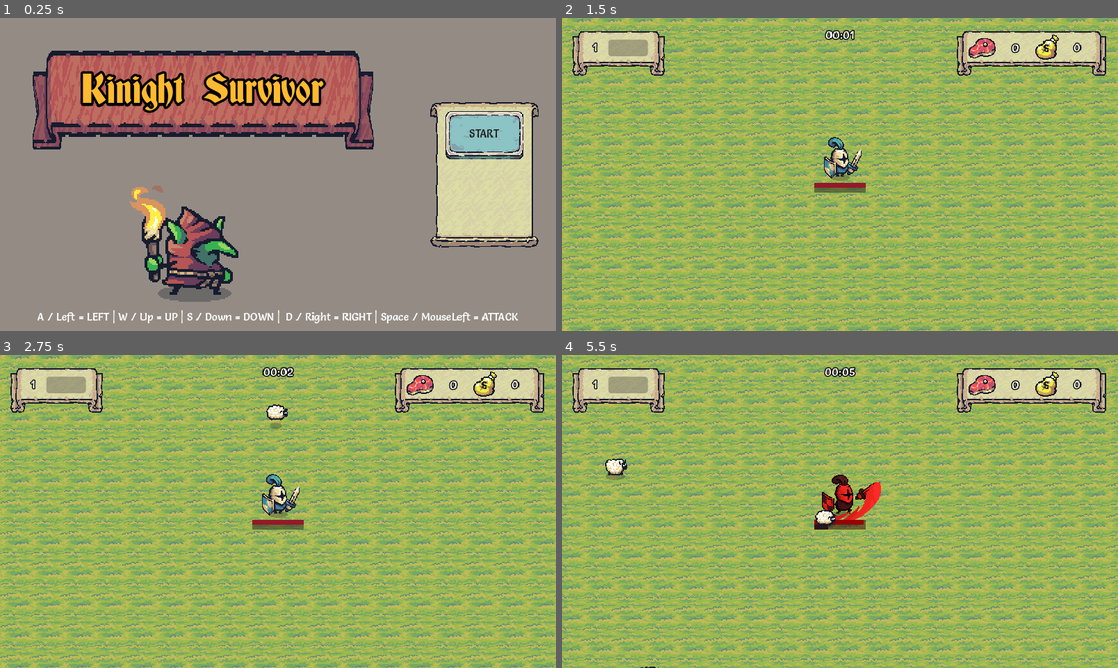
Above: before the commit, frames 1-4 (two rows, left to right).
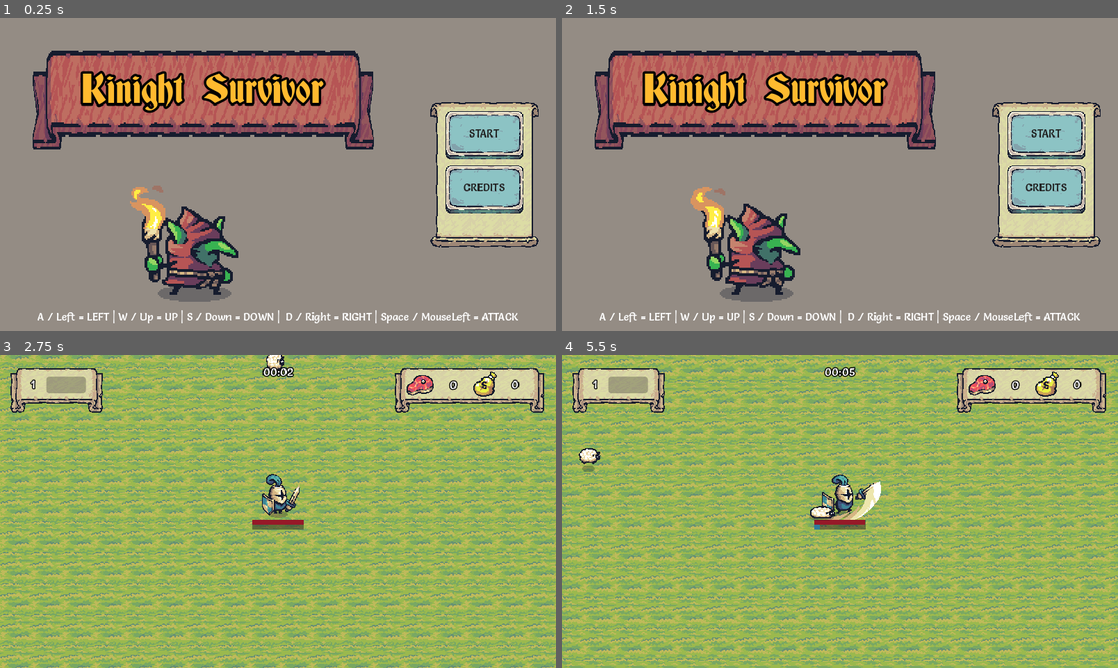
Above: after the commit, the same moments.

Repository: artphil/knight_survivor
Game: Godot game, scene res://main/main.tscn
Same seed, same stepped clock (60 frames per second), same inputs: the game is played once before the commit and once after it.
Inputs (mouse positions are in pixels of both pictures, inside the frame that each line leads up to):
- Up to frame 1 (0.25 s): no input
- Up to frame 2 (1.5 s): click (1045, 190) at 0.5 s, where only the run after the commit has a clickable "CREDITS"; click "START" (after the commit: "X") at 1.25 s
- Up to frame 3 (2.75 s): click (483, 473) at 2 s, where only the run after the commit has a clickable "START"
- Up to frame 4 (5.5 s): hold D (move_right) 2.78-3.53 s; tap Space (attack) every 0.75 s from 2.85 to 5.1 s; hold S (move_down) 3.53-4.28 s; hold D (move_right) 4.28-5.03 s; hold W (move_up) from 5.03 s (still down)

The runs differ from the first frame. In frame 1, 1.9% of the frame differs, in the area x 80-95%, y 47-63%; in frame 2, 100%, in the area x 0-100%, y 0-100%; in frame 3, 0.4%; in frame 4, 18%.

Commit message:
feat: credits

Diff:
--- a/home/home.gd
+++ b/home/home.gd
@@ -1,5 +1,12 @@
 extends Node2D
 
+@export var credits_prefab: PackedScene
 
-func _on_button_pressed():
+
+func _on_start_button_pressed():
 	GameManager.go_game()
+
+
+func _on_credit_button_pressed():
+	var credit_scene = credits_prefab.instantiate()
+	add_child(credit_scene)
--- a/home/home.tscn
+++ b/home/home.tscn
@@ -1,6 +1,7 @@
-[gd_scene load_steps=18 format=3 uid="uid://cdv42aokdudcl"]
+[gd_scene load_steps=19 format=3 uid="uid://cdv42aokdudcl"]
 
 [ext_resource type="Script" path="res://home/home.gd" id="1_uca7i"]
+[ext_resource type="PackedScene" uid="uid://cprdr5pd2q307" path="res://ui/credits_ui.tscn" id="2_3hr7k"]
 [ext_resource type="Texture2D" uid="uid://ckv6uebeov5sx" path="res://addons/Tiny Swords/UI/Banners/Banner_Vertical.png" id="2_ax47d"]
 [ext_resource type="Theme" uid="uid://dys343w478kdl" path="res://theme/theme.tres" id="3_gg88j"]
 [ext_resource type="Texture2D" uid="uid://dthcsfxilkj4w" path="res://addons/Tiny Swords/UI/Ribbons/Ribbon_Red_3Slides.png" id="4_fb53l"]
@@ -88,6 +89,7 @@
 
 [node name="Home" type="Node2D"]
 script = ExtResource("1_uca7i")
+credits_prefab = ExtResource("2_3hr7k")
 
 [node name="CanvasLayer" type="CanvasLayer" parent="."]
 
@@ -127,10 +129,15 @@
 [node name="VBoxContainer" type="VBoxContainer" parent="CanvasLayer/Buttons/MarginContainer"]
 layout_mode = 2
 
-[node name="Button" type="Button" parent="CanvasLayer/Buttons/MarginContainer/VBoxContainer"]
+[node name="StartButton" type="Button" parent="CanvasLayer/Buttons/MarginContainer/VBoxContainer"]
 layout_mode = 2
 theme = ExtResource("3_gg88j")
 text = "START"
+
+[node name="CreditButton" type="Button" parent="CanvasLayer/Buttons/MarginContainer/VBoxContainer"]
+layout_mode = 2
+theme = ExtResource("3_gg88j")
+text = "CREDITS"
 
 [node name="Panel" type="Panel" parent="CanvasLayer"]
 offset_left = 64.0
@@ -176,4 +183,5 @@
 text = "A / Left = LEFT | W / Up = UP | S / Down = DOWN |  D / Right = RIGHT | Space / MouseLeft = ATTACK"
 horizontal_alignment = 1
 
-[connection signal="pressed" from="CanvasLayer/Buttons/MarginContainer/VBoxContainer/Button" to="." method="_on_button_pressed"]
+[connection signal="pressed" from="CanvasLayer/Buttons/MarginContainer/VBoxContainer/StartButton" to="." method="_on_start_button_pressed"]
+[connection signal="pressed" from="CanvasLayer/Buttons/MarginContainer/VBoxContainer/CreditButton" to="." method="_on_credit_button_pressed"]
--- /dev/null
+++ b/ui/credits_ui.gd
@@ -0,0 +1,14 @@
+extends Node2D
+
+var credit_path = 'res://data/credits.txt'
+
+@onready var credit_label = %CreditLabel
+
+func _ready():
+  var file = FileAccess.open(credit_path, FileAccess.READ)
+  if file.is_open():
+    credit_label.text = file.get_as_text()
+    file.close()
+
+func _on_button_pressed():
+  queue_free()
--- /dev/null
+++ b/ui/credits_ui.tscn
@@ -0,0 +1,142 @@
+[gd_scene load_steps=9 format=3 uid="uid://cprdr5pd2q307"]
+
+[ext_resource type="Script" path="res://ui/credits_ui.gd" id="1_lwlr5"]
+[ext_resource type="Texture2D" uid="uid://ckv6uebeov5sx" path="res://addons/Tiny Swords/UI/Banners/Banner_Vertical.png" id="2_sgqjl"]
+[ext_resource type="Texture2D" uid="uid://bfyw1psdfqkkf" path="res://addons/Tiny Swords/UI/Ribbons/Ribbon_Blue_3Slides.png" id="3_hruxn"]
+[ext_resource type="FontFile" uid="uid://v6pg643d8b6t" path="res://addons/Deutsch-Gothic/Deutsch.ttf" id="4_1sqkw"]
+
+[sub_resource type="StyleBoxTexture" id="StyleBoxTexture_ujkbk"]
+texture = ExtResource("2_sgqjl")
+texture_margin_left = 32.0
+texture_margin_top = 48.0
+texture_margin_right = 32.0
+texture_margin_bottom = 48.0
+axis_stretch_horizontal = 2
+axis_stretch_vertical = 2
+region_rect = Rect2(32, 16, 128, 160)
+
+[sub_resource type="LabelSettings" id="LabelSettings_inl1f"]
+font_color = Color(0.0588235, 0.0588235, 0.0588235, 1)
+
+[sub_resource type="StyleBoxTexture" id="StyleBoxTexture_8uwvd"]
+texture = ExtResource("3_hruxn")
+texture_margin_left = 64.0
+texture_margin_right = 64.0
+
+[sub_resource type="LabelSettings" id="LabelSettings_swm5v"]
+font = ExtResource("4_1sqkw")
+font_size = 48
+outline_size = 10
+outline_color = Color(0.0901961, 0.0901961, 0.0901961, 1)
+
+[node name="CreditsUI" type="Node2D"]
+script = ExtResource("1_lwlr5")
+
+[node name="CanvasLayer" type="CanvasLayer" parent="."]
+
+[node name="ColorRect" type="ColorRect" parent="CanvasLayer"]
+offset_right = 1152.0
+offset_bottom = 648.0
+color = Color(0, 0, 0, 0.3)
+
+[node name="MarginContainer" type="MarginContainer" parent="CanvasLayer/ColorRect"]
+layout_mode = 0
+offset_right = 1152.0
+offset_bottom = 648.0
+theme_override_constants/margin_left = 200
+theme_override_constants/margin_top = 100
+theme_override_constants/margin_right = 200
+theme_override_constants/margin_bottom = 100
+
+[node name="Background" type="Panel" parent="CanvasLayer/ColorRect/MarginContainer"]
+layout_mode = 2
+theme_override_styles/panel = SubResource("StyleBoxTexture_ujkbk")
+
+[node name="MarginContainer" type="MarginContainer" parent="CanvasLayer/ColorRect/MarginContainer/Background"]
+layout_mode = 1
+anchors_preset = 15
+anchor_right = 1.0
+anchor_bottom = 1.0
+grow_horizontal = 2
+grow_vertical = 2
+theme_override_constants/margin_left = 50
+theme_override_constants/margin_top = 100
+theme_override_constants/margin_right = 50
+theme_override_constants/margin_bottom = 50
+
+[node name="ScrollContainer" type="ScrollContainer" parent="CanvasLayer/ColorRect/MarginContainer/Background/MarginContainer"]
+layout_mode = 2
+
+[node name="CreditLabel" type="Label" parent="CanvasLayer/ColorRect/MarginContainer/Background/MarginContainer/ScrollContainer"]
+unique_name_in_owner = true
+layout_mode = 2
+size_flags_horizontal = 3
+size_flags_vertical = 3
+text = "Credits
+c
+
+c
+c
+c
+c
+c
+c
+c
+c
+c
+c
+c
+c
+c
+c
+c
+c
+c
+c
+c
+
+c"
+label_settings = SubResource("LabelSettings_inl1f")
+horizontal_alignment = 1
+autowrap_mode = 3
+
+[node name="Title" type="Panel" parent="CanvasLayer/ColorRect"]
+layout_mode = 1
+anchors_preset = 5
+anchor_left = 0.5
+anchor_right = 0.5
+offset_left = -239.0
+offset_top = 65.0
+offset_right = 239.0
+offset_bottom = 196.0
+grow_horizontal = 2
+size_flags_vertical = 0
+theme_override_styles/panel = SubResource("StyleBoxTexture_8uwvd")
+
+[node name="Label" type="Label" parent="CanvasLayer/ColorRect/Title"]
+layout_mode = 1
+anchors_preset = 8
+anchor_left = 0.5
+anchor_top = 0.5
+anchor_right = 0.5
+anchor_bottom = 0.5
+offset_left = -52.5
+offset_top = -38.0
+offset_right = 52.5
+offset_bottom = 6.0
+grow_horizontal = 2
+grow_vertical = 2
+text = "Credits"
+label_settings = SubResource("LabelSettings_swm5v")
+horizontal_alignment = 1
+vertical_alignment = 1
+
+[node name="Button" type="Button" parent="CanvasLayer/ColorRect"]
+layout_mode = 0
+offset_left = 969.0
+offset_top = 59.0
+offset_right = 1077.0
+offset_bottom = 167.0
+text = "X"
+
+[connection signal="pressed" from="CanvasLayer/ColorRect/Button" to="." method="_on_button_pressed"]
Not shown, added: data/credits.txt
